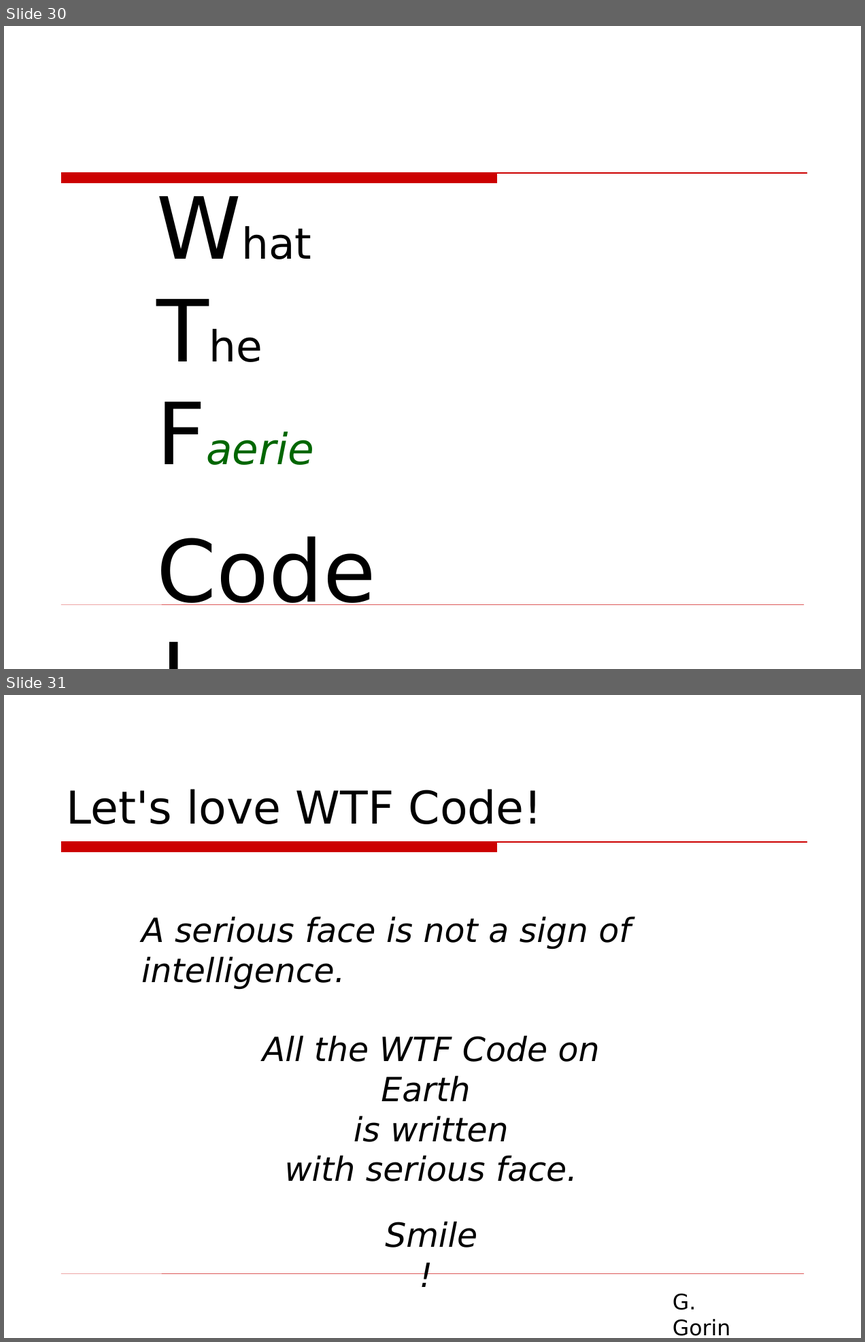
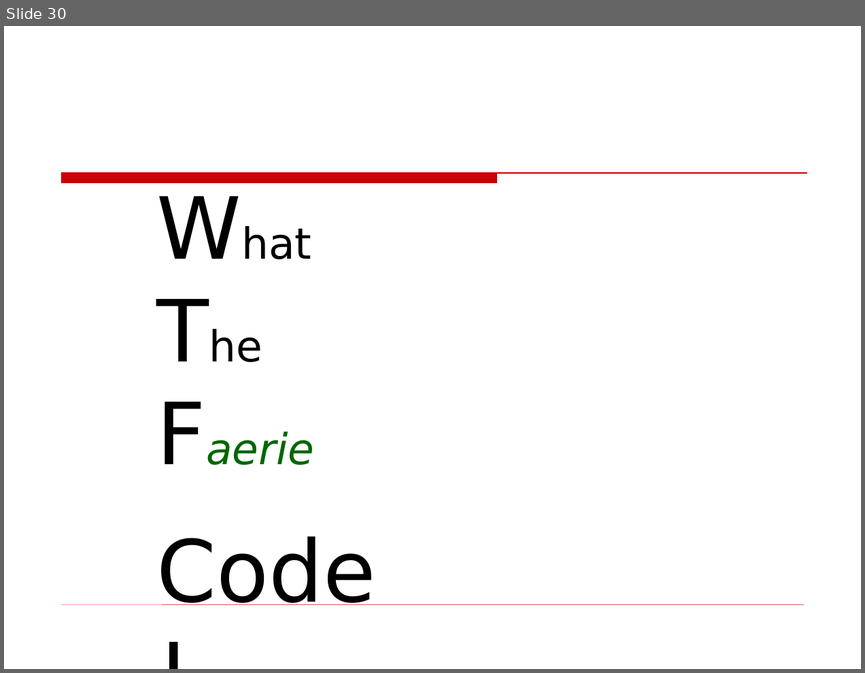
Before and after one commit to asolntsev/presentations, a slide deck: wtf-code/WTF_code.topconf.en.ppt. Shown one above the other, each under a label of ours: slides 30 and 31 before the commit, slide 30 after it. The pictures are 865x1342 and 865x673 pixels, drawn with LibreOffice and Linux fonts; fonts in the diff are those of the drawing; background and template pictures are left out. Boxes give left, top, right and bottom in pixels: in the first picture for what was removed or moved away, otherwise in the second. Text is boxed around its words. In the diff, an @@ line names an element or a change of style, - is before the commit and + after.

```diff
--- a/wtf-code/WTF_code.topconf.en.ppt
+++ b/wtf-code/WTF_code.topconf.en.ppt
@@ slide 31 removed at <box>4,695,861,1338</box>, background picture (left out); not listed: 2 template elements that a slide beside it also shows @@
@@ title removed at <box>67,789,543,824</box> @@
-Let's love WTF Code!
@@ text removed at <box>141,916,630,989</box> @@
-A serious face is not a sign of intelligence.
@@ text removed at <box>262,1035,600,1181</box> @@
-All the WTF Code on Earth
-is written
-with serious face.
@@ text removed at <box>385,1221,477,1247</box> @@
-Smile!
@@ text removed at <box>672,1293,730,1336</box> @@
-G. Gorin
```
Also in this commit, not shown: 6 slides changed.
